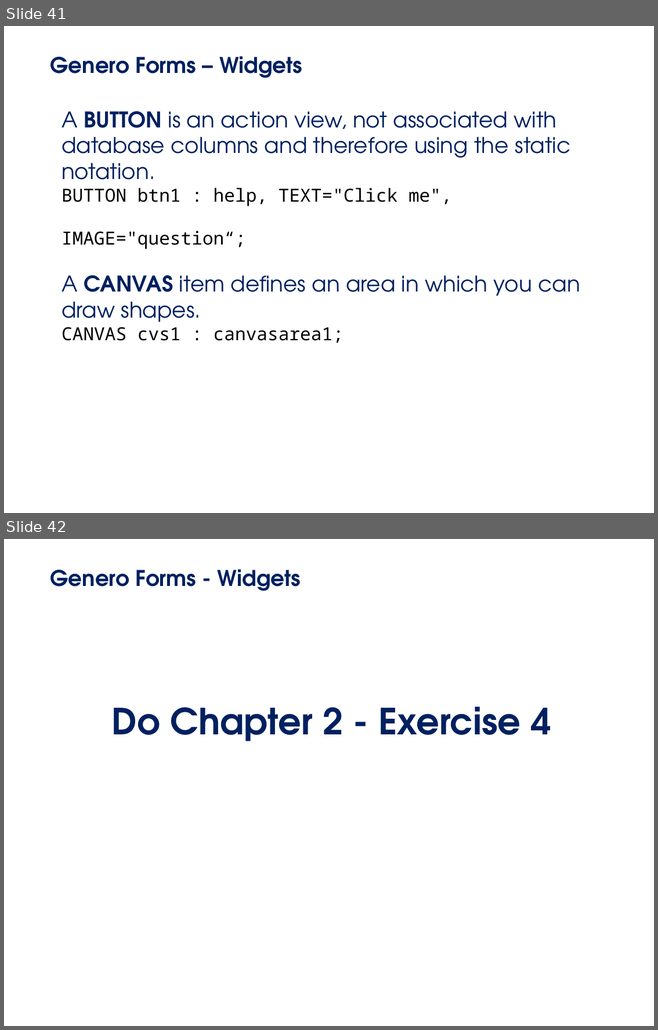
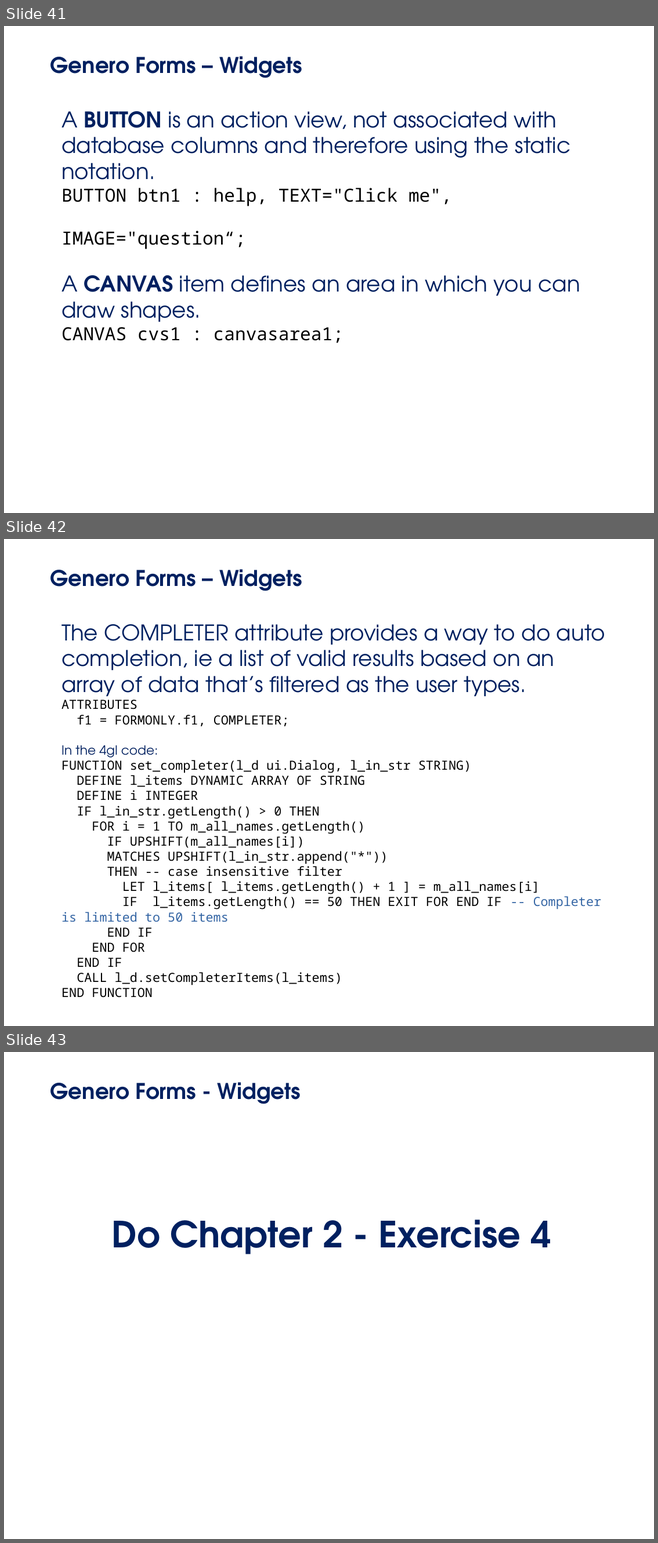
Before and after one commit to neilm-fourjs/genero_training, a slide deck: Slides/02_Forms.odp. Shown one above the other, each under a label of ours: slides 41 and 42 before the commit, slides 41, 42 and 43 after it. The pictures are 658x1030 and 658x1543 pixels, drawn with LibreOffice and Linux fonts; fonts in the diff are those of the drawing; background and template pictures are left out. Boxes give left, top, right and bottom in pixels: in the first picture for what was removed or moved away, otherwise in the second. Text is boxed around its words. In the diff, an @@ line names an element or a change of style, - is before the commit and + after.

Commit message:
small addition to forms

```diff
--- a/Slides/02_Forms.odp
+++ b/Slides/02_Forms.odp
@@ slide 42 added at (4,539,654,1026), background picture (left out) @@
@@ title added at (50,569,302,591), 24 pt, text #002060, bold @@
+Genero Forms – Widgets
@@ text added at (61,624,605,967), 14 pt, text #000000 @@
+The COMPLETER attribute provides a way to do auto completion, ie a list of valid results based on an array of data that’s filtered as the user types.
+ATTRIBUTES
+f1 = FORMONLY.f1, COMPLETER;
+In the 4gl code:
+FUNCTION set_completer(l_d ui.Dialog, l_in_str STRING)
+DEFINE l_items DYNAMIC ARRAY OF STRING
+DEFINE i INTEGER
+IF l_in_str.getLength() > 0 THEN
+FOR i = 1 TO m_all_names.getLength()
+IF UPSHIFT(m_all_names[i])
+MATCHES UPSHIFT(l_in_str.append("*"))
+THEN -- case insensitive filter
+LET l_items[ l_items.getLength() + 1 ] = m_all_names[i]
+IF l_items.getLength() == 50 THEN EXIT FOR END IF -- Completer is limited to 50 items
+END IF
+END FOR
+END IF
+CALL l_d.setCompleterItems(l_items)
+END FUNCTION
@@ what was slide 42 is now slide 43 @@
```
Also in this commit, not shown: 1 slide changed, 10 other files.
